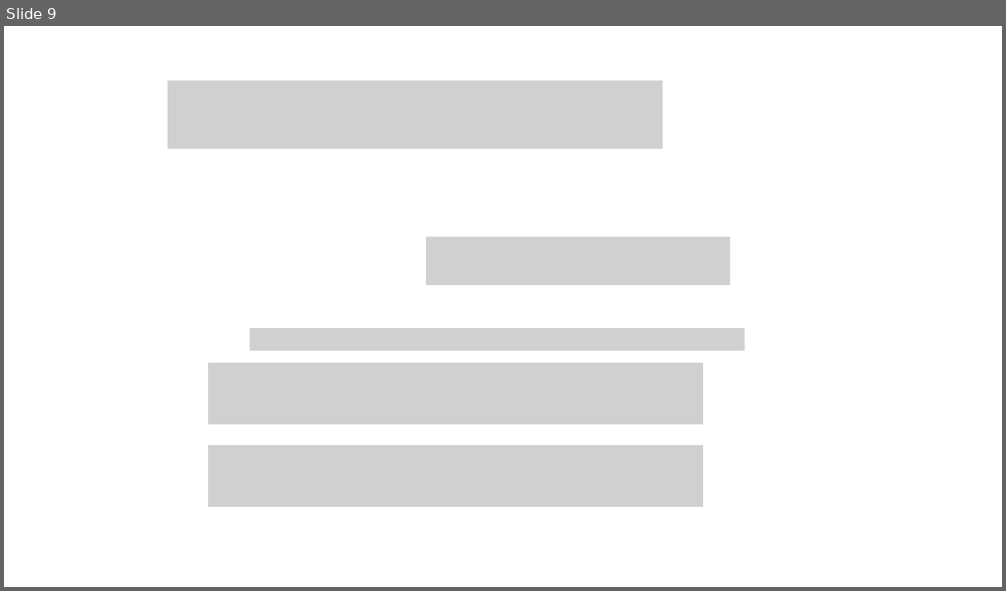
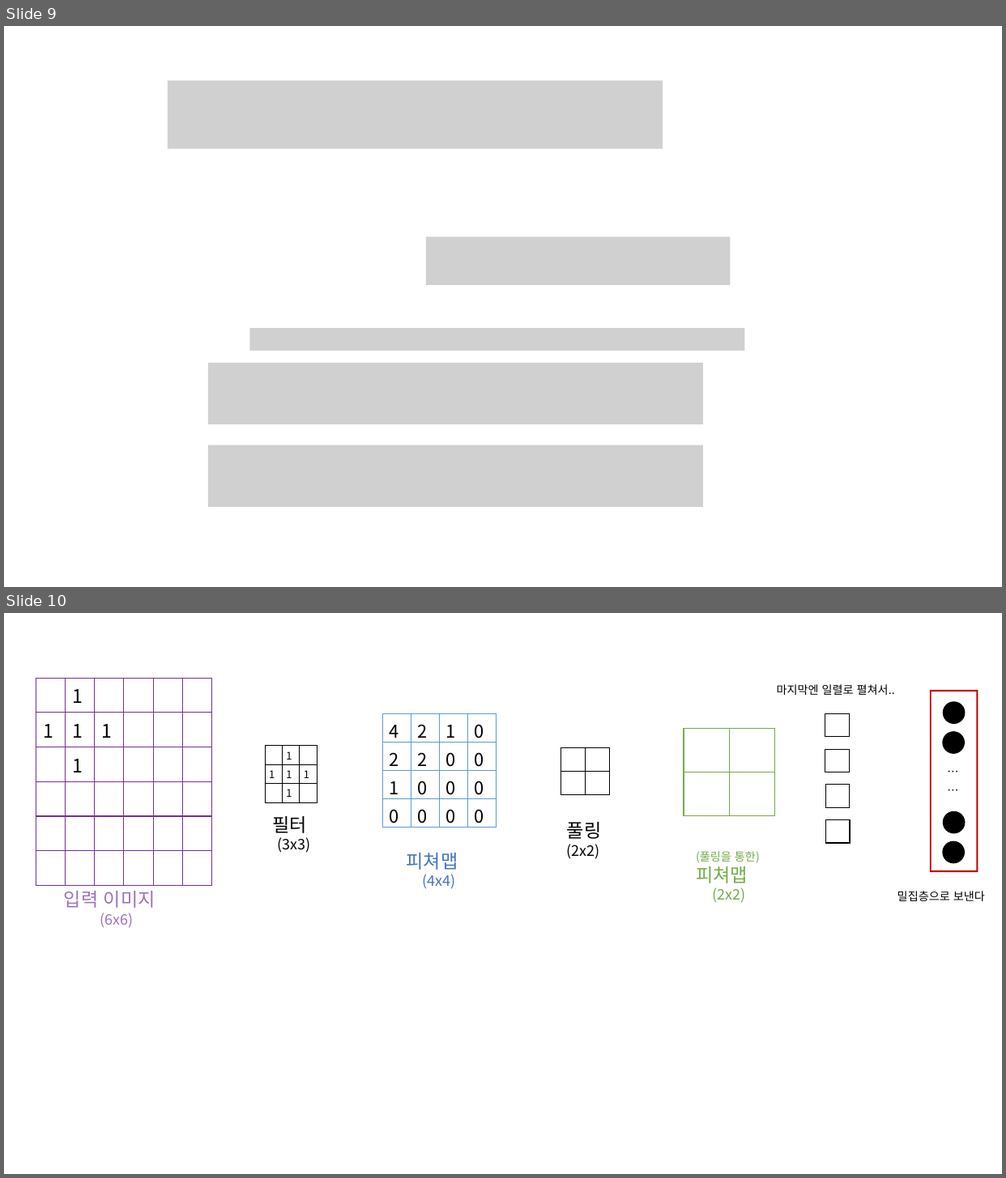
Before and after one commit to mmvv11/GraduateStudies, a slide deck: FER/eduMaterials/matrials.pptx. Shown one above the other, each under a label of ours: slide 9 before the commit, slides 9 and 10 after it. The pictures are 1006x591 and 1006x1178 pixels, drawn with LibreOffice and Linux fonts; fonts in the diff are those of the drawing; grey boxes stand for pictures; background and template pictures are left out. Boxes give left, top, right and bottom in pixels: in the first picture for what was removed or moved away, otherwise in the second. Text is boxed around its words. In the diff, an @@ line names an element or a change of style, - is before the commit and + after.

```diff
--- a/FER/eduMaterials/matrials.pptx
+++ b/FER/eduMaterials/matrials.pptx
@@ slide 10 added at <box>4,613,1002,1174</box>, background #FFFFFF @@
@@ table added at <box>36,678,211,858</box>, 6 rows, 6 columns @@
+ | 1 |  |  |  | 
+1 | 1 | 1 |  |  | 
+ | 1 |  |  |  | 
+ |  |  |  |  | 
+ |  |  |  |  | 
+ |  |  |  |  | 
@@ text added at <box>777,684,895,695</box>, 11 pt, text #000000 @@
+마지막엔 일렬로 펼쳐서..
@@ frame added at <box>930,690,978,873</box>, fill #C00000 @@
@@ ellipse added at <box>944,702,965,724</box>, fill #000000, outline #000000 1 pt @@
@@ table added at <box>383,714,496,831</box>, 4 rows, 4 columns @@
+4 | 2 | 1 | 0
+2 | 2 | 0 | 0
+1 | 0 | 0 | 0
+0 | 0 | 0 | 0
@@ table added at <box>684,728,775,815</box>, 2 rows, 2 columns @@
+ | 
+ | 
@@ table added at <box>825,714,849,737</box>, 2 rows, 2 columns @@
+ | 
+ | 
@@ ellipse added at <box>943,732,965,754</box>, fill #000000, outline #000000 1 pt @@
@@ table added at <box>266,746,317,800</box>, 3 rows, 3 columns @@
+ | 1 | 
+1 | 1 | 1
+ | 1 | 
@@ table added at <box>561,747,611,795</box>, 2 rows, 2 columns @@
+ | 
+ | 
@@ table added at <box>825,749,849,773</box>, 2 rows, 2 columns @@
+ | 
+ | 
@@ text added at <box>940,761,967,783</box>, 11 pt, text #000000 @@
+…
@@ text added at <box>940,780,967,802</box>, 11 pt, text #000000 @@
+…
@@ table added at <box>825,785,849,807</box>, 2 rows, 2 columns @@
+ | 
+ | 
@@ text added at <box>272,816,310,853</box>, 14 pt, text #000000 @@
+필터
+(3x3)
@@ text added at <box>567,822,602,859</box>, 14 pt, text #000000 @@
+풀링(2x2)
@@ table added at <box>826,820,850,844</box>, 2 rows, 2 columns @@
+ | 
+ | 
@@ ellipse added at <box>944,812,965,834</box>, fill #000000, outline #000000 1 pt @@
@@ text added at <box>407,853,458,889</box>, 14 pt, text #4472C4 @@
+피쳐맵
+(4x4)
@@ text added at <box>696,851,760,903</box>, 11 pt, text #70AD47 @@
+(풀링을 통한)
+피쳐맵
+(2x2)
@@ ellipse added at <box>943,841,965,863</box>, fill #000000, outline #000000 1 pt @@
@@ text added at <box>64,891,155,928</box>, 18 pt, text #9D71BE @@
+입력 이미지
+(6x6)
@@ text added at <box>897,891,985,901</box>, 11 pt, text #000000 @@
+밀집층으로 보낸다
```
Also in this commit, not shown: 11 other files.
